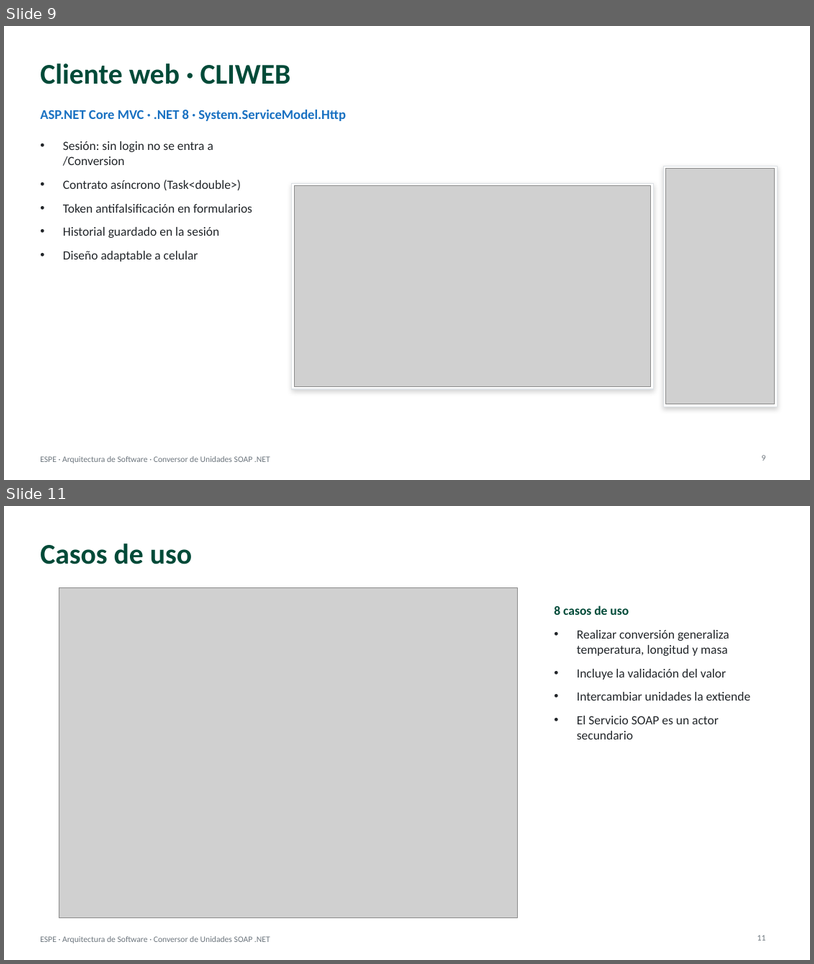
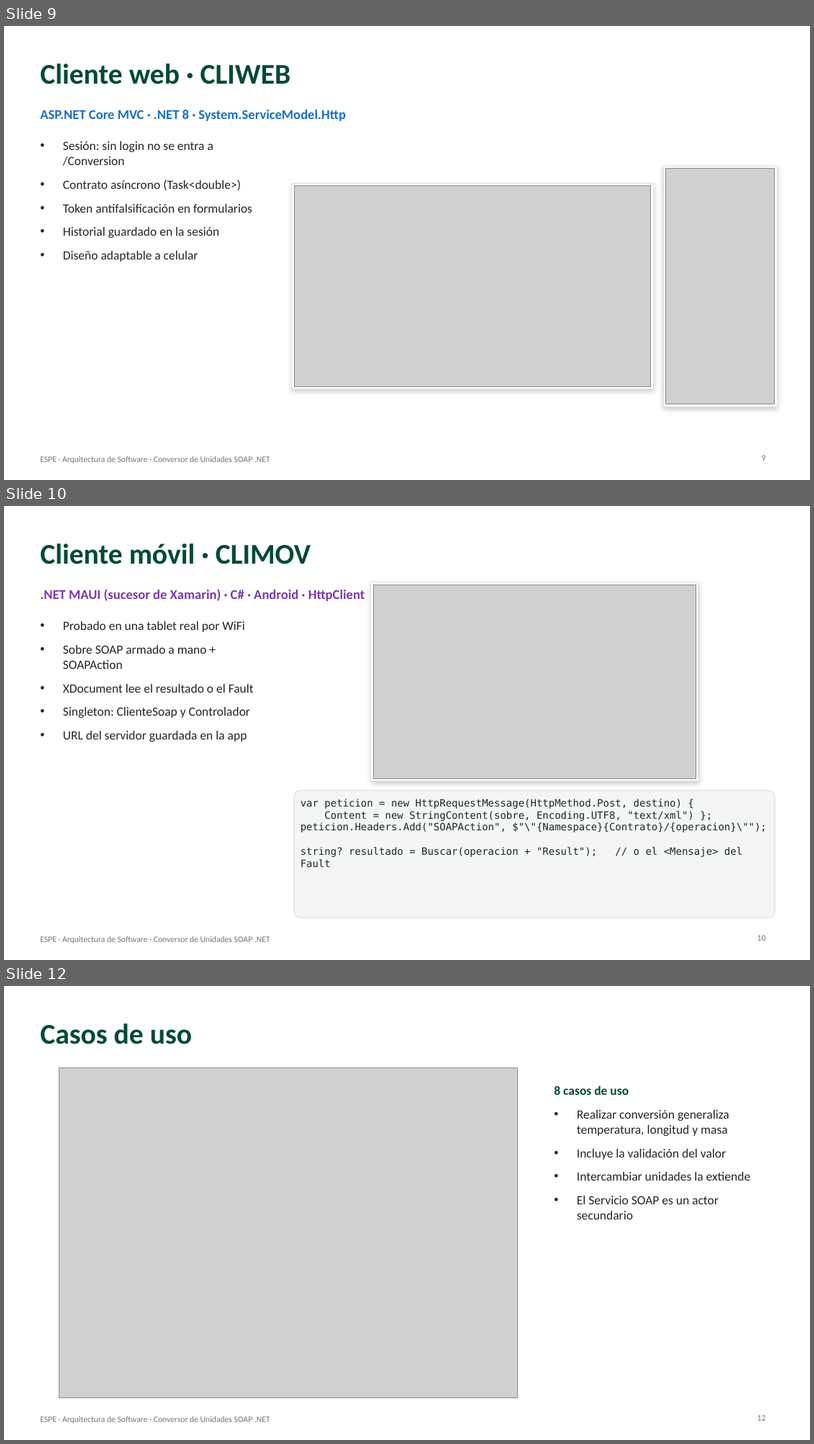
Before and after one commit to jsmasapanta/TI.1.2-PAO202651_SOAP_DOTNET_SINBDD_NRC36884_GR01, a slide deck: 05. DOCUMENTACIÓN/MANUAL_SOAP_DOTNET_GRXX.pptx. Shown one above the other, each under a label of ours: slides 9 and 11 before the commit, slides 9, 10 and 12 after it; the slides between them are not shown. The pictures are 814x964 and 814x1444 pixels, drawn with LibreOffice and Linux fonts; fonts in the diff are those of the drawing; grey boxes stand for pictures. Boxes give left, top, right and bottom in pixels: in the first picture for what was removed or moved away, otherwise in the second. Text is boxed around its words. In the diff, an @@ line names an element or a change of style, - is before the commit and + after.

Commit message:
Presentacion regenerada (intentos en el servidor, monster69)

```diff
--- a/05. DOCUMENTACIÓN/MANUAL_SOAP_DOTNET_GRXX.pptx
+++ b/05. DOCUMENTACIÓN/MANUAL_SOAP_DOTNET_GRXX.pptx
@@ slide 10 added at (4,506,810,960), background #FFFFFF; not listed: 1 template element that a slide beside it also shows @@
@@ title added at (40,543,311,564), 34 pt, text #004A38, bold @@
+Cliente móvil · CLIMOV
@@ text added at (40,589,365,601), 16 pt, text #7C3AAD, bold @@
+.NET MAUI (sucesor de Xamarin) · C# · Android · HttpClient
@@ rectangle added at (371,582,699,780), fill #FFFFFF, outline #DEE2E6 1 pt @@
@@ picture added at (373,584,696,778) @@
@@ text added at (63,621,254,741), 15 pt, text #212529 @@
+• Probado en una tablet real por WiFi
+• Sobre SOAP armado a mano + SOAPAction
+• XDocument lee el resultado o el Fault
+• Singleton: ClienteSoap y Controlador
+• URL del servidor guardada en la app
@@ rounded rectangle added at (294,790,775,917), fill #F3F6F5, outline #DEE2E6 1 pt @@
@@ text added at (301,798,767,857), 12 pt, text #212529 @@
+var peticion = new HttpRequestMessage(HttpMethod.Post, destino) {
+Content = new StringContent(sobre, Encoding.UTF8, "text/xml") };
+peticion.Headers.Add("SOAPAction", $"\"{Namespace}{Contrato}/{operacion}\"");
+string? resultado = Buscar(operacion + "Result"); // o el <Mensaje> del Fault
@@ page number added at (758,934,766,940), 10 pt, text #6C757D @@
+10
@@ what was slide 11 is now slide 12 @@
@@ page number at (758,1414,766,1420): text changed @@
-11
+12
```
Also in this commit, not shown: 7 slides changed, 1 other slide added, 1 slide removed.
